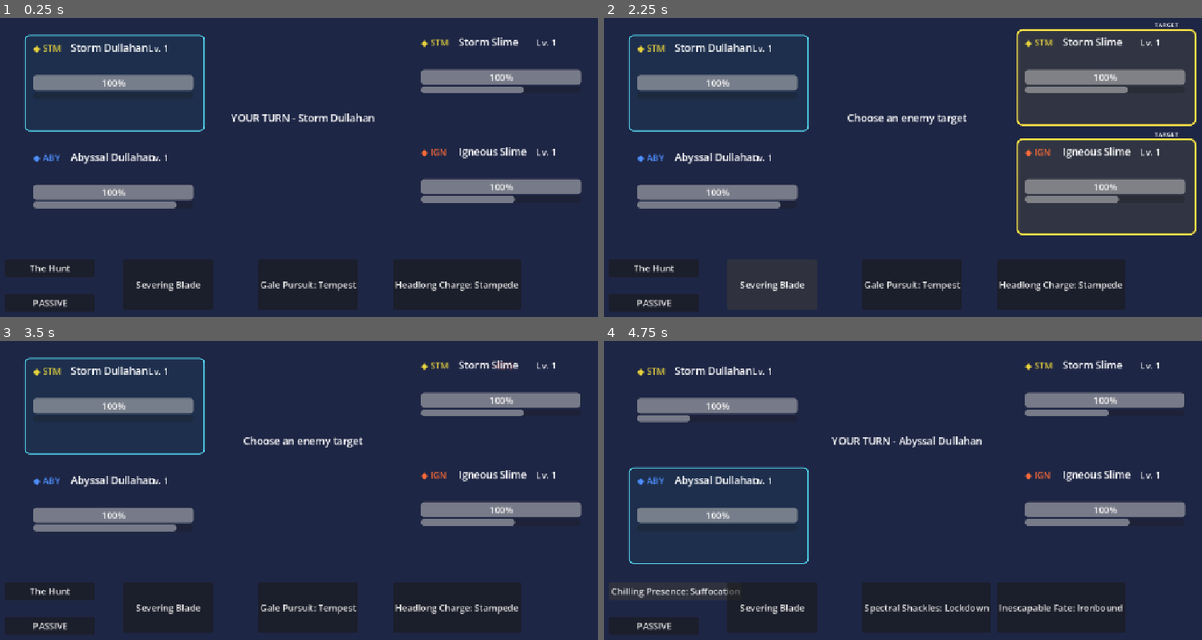
Above: before the commit, frames 1-4 (two rows, left to right).
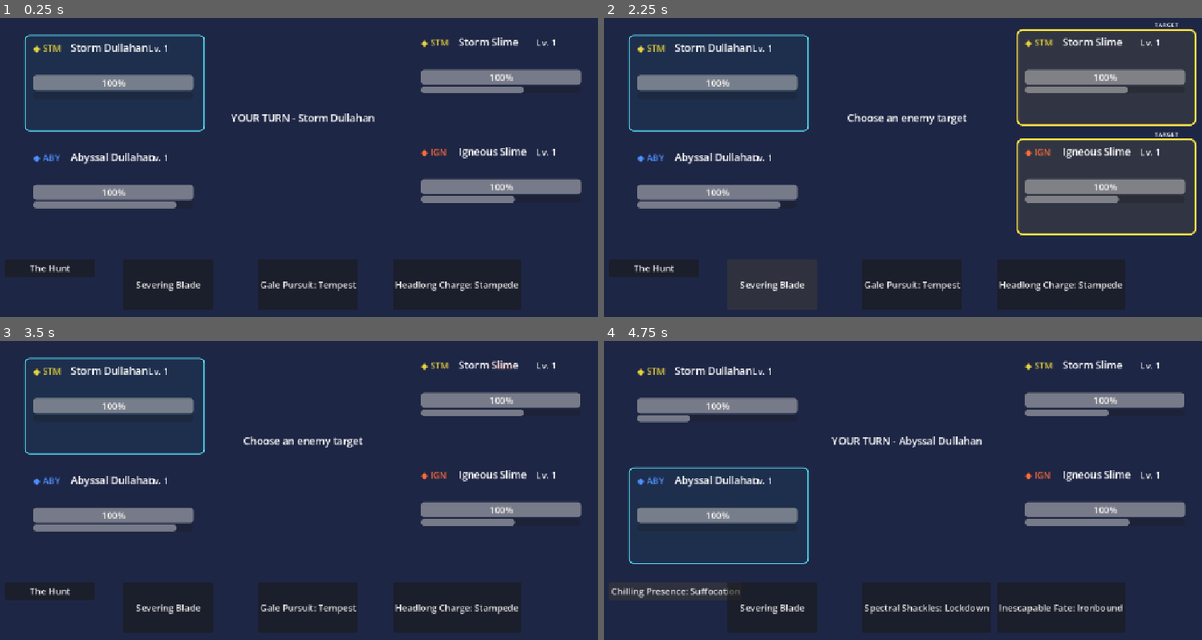
Above: after the commit, the same moments.

Repository: Akharyuu/monster-rpg
Game: Godot game, scene res://scenes/battle/battle_screen.tscn
Same seed, same stepped clock (60 frames per second), same inputs: the game is played once before the commit and once after it.
Inputs (mouse positions are in pixels of both pictures, inside the frame that each line leads up to):
- Up to frame 1 (0.25 s): no input
- Up to frame 2 (2.25 s): click (651, 302) at 0.5 s, where only the run before the commit has a clickable "PASSIVE"; click "The Hunt" at 1.25 s; click "Severing Blade" at 2 s
- Up to frame 3 (3.5 s): click (502, 400) at 2.77 s
- Up to frame 4 (4.75 s): click "Gale Pursuit: Tempest" at 3.5 s; click "Chilling Presence: Suffocation" at 4.25 s

The runs differ from the first frame. In frame 1, 0.8% of the frame differs, in the area x 0-16%, y 92-98%; in frame 2, 0.8%; in frame 3, 0.8%; in frame 4, 0.8%.

Commit message:
Add selectable Soul Recall active action

Diff:
--- a/godot/scenes/battle/battle_screen.gd
+++ b/godot/scenes/battle/battle_screen.gd
@@ -14,6 +14,7 @@
 
 @onready var passive_button = $"Passive Button"
 @onready var passive_button_2 = $"Passive Button 2"
+@onready var passive_button_3 = $"Passive Button 3"
 @onready var skill_1_button = $"Skill 1 Button"
 @onready var skill_2_button = $"Skill 2 Button"
 @onready var skill_3_button = $"Skill 3 Button"
@@ -34,6 +35,7 @@
 
 var battle_controller
 var pending_skill_slot := 0
+var pending_special_action: String = ""
 var battle_finished := false
 var action_in_progress := true
 
@@ -77,6 +79,11 @@
             false
         )
 
+        ally_huds[index].target_pressed.connect(
+            func(index_copy = index):
+                _on_ally_target_pressed(index_copy)
+        )
+
     for index in range(enemy_huds.size()):
         enemy_huds[index].bind_monster(
             enemies[index],
@@ -100,7 +107,9 @@
 
     action_in_progress = true
     pending_skill_slot = 0
+    pending_special_action = ""
     set_target_selection(false)
+    set_revive_target_selection(false)
 
     var context: Dictionary = (
         battle_controller.begin_next_turn()
@@ -263,6 +272,50 @@
     pending_skill_slot = slot
     set_target_selection(true)
     turn_label.text = "Choose an enemy target"
+
+
+func _on_ally_target_pressed(index: int) -> void:
+    if pending_special_action != "soul_recall":
+        return
+
+    if index < 0 or index >= allies.size():
+        return
+
+    var target = allies[index]
+
+    if target.is_alive() or target.banished:
+        return
+
+    pending_special_action = ""
+    set_revive_target_selection(false)
+    disable_skill_buttons()
+
+    var result: Dictionary = (
+        battle_controller.execute_soul_recall(
+            target
+        )
+    )
+
+    if not result.get("success", false):
+        action_in_progress = false
+        update_skill_buttons()
+        return
+
+    update_battle_ui()
+    await play_caster_feedback(result)
+
+    turn_label.text = "%s revives %s" % [
+        battle_controller.active_monster.monster_name,
+        target.monster_name
+    ]
+
+    battle_controller.end_active_turn()
+    update_battle_ui()
+
+    await get_tree().create_timer(0.6).timeout
+
+    battle_controller.clear_active_monster()
+    start_next_turn()
 
 
 func _on_enemy_target_pressed(index: int) -> void:
@@ -640,13 +693,15 @@
 func _update_passive_button() -> void:
     var buttons := [
         passive_button,
-        passive_button_2
+        passive_button_2,
+        passive_button_3
     ]
 
     for button in buttons:
         button.text = "PASSIVE"
         button.set_tooltip_passive({})
         button.visible = false
+        button.disabled = false
 
     if (
         battle_controller.active_monster == null
@@ -654,14 +709,11 @@
     ):
         return
 
-    var passive_list: Array = (
-        battle_controller.active_monster.passive_tooltips
-    )
+    var active = battle_controller.active_monster
+    var passive_list: Array = active.passive_tooltips
 
     if passive_list.is_empty():
-        var legacy: Dictionary = (
-            battle_controller.active_monster.passive_tooltip
-        )
+        var legacy: Dictionary = active.passive_tooltip
 
         if not legacy.is_empty():
             passive_list = [legacy]
@@ -678,6 +730,74 @@
         )
         button.set_tooltip_passive(passive_data)
 
+    if (
+        active.monster_id == "dullahan_aether"
+        and active.resonance >= 2
+        and active.get_combat_resource("soul_charges") >= 5
+    ):
+        var has_revivable_ally := false
+
+        for ally in allies:
+            if (
+                not ally.is_alive()
+                and not ally.banished
+            ):
+                has_revivable_ally = true
+                break
+
+        if has_revivable_ally and passive_list.size() < buttons.size():
+            var action_button = buttons[passive_list.size()]
+            var action_name: String = (
+                "Soul Recall: Convergence"
+                if active.resonance >= 5
+                else "Soul Recall"
+            )
+            var action_data: Dictionary = {
+                "name": action_name,
+                "badge": "ACTIVE",
+                "summary": "Consumes stored souls to return a fallen ally to battle.",
+                "effects": [
+                    {
+                        "kind": "special",
+                        "text": "Consumes all [color=#d9a6ff]5 Soul Charges[/color] and revives a selected non-Banished ally with [b]70% HP[/b] and [b]30% Action Gauge[/b]."
+                    }
+                ]
+            }
+
+            action_button.visible = true
+            action_button.text = action_name
+            action_button.set_tooltip_passive(
+                action_data
+            )
+
+
+func _on_passive_button_2_pressed() -> void:
+    if (
+        battle_finished
+        or action_in_progress
+        or battle_controller.active_monster == null
+    ):
+        return
+
+    var active = battle_controller.active_monster
+
+    if (
+        active.monster_id != "dullahan_aether"
+        or active.resonance < 2
+        or active.get_combat_resource("soul_charges") < 5
+        or active.has_oblivion()
+        or active.is_silenced()
+        or not battle_controller.can_use_soul_recall(active)
+    ):
+        return
+
+    action_in_progress = true
+    pending_skill_slot = 0
+    pending_special_action = "soul_recall"
+    set_target_selection(false)
+    set_revive_target_selection(true)
+    turn_label.text = "Choose a fallen ally to revive"
+
 
 func set_target_selection(enabled: bool) -> void:
     for hud in enemy_huds:
@@ -686,6 +806,13 @@
         )
 
 
+func set_revive_target_selection(enabled: bool) -> void:
+    for hud in ally_huds:
+        hud.set_target_mode(
+            "dead_ally" if enabled else "none"
+        )
+
+
 func set_aoe_preview(enabled: bool) -> void:
     for hud in enemy_huds:
         hud.set_target_mode(
@@ -716,6 +843,7 @@
 
     disable_skill_buttons()
     set_target_selection(false)
+    set_revive_target_selection(false)
     set_aoe_preview(false)
     update_battle_ui()
 
